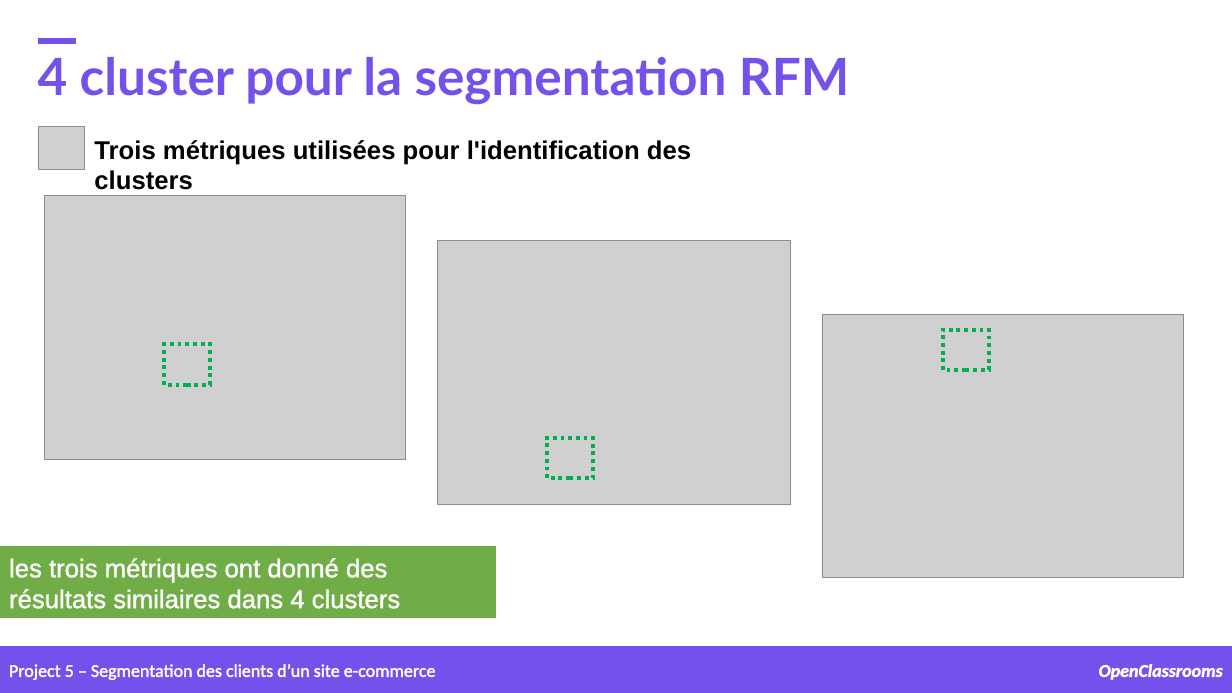
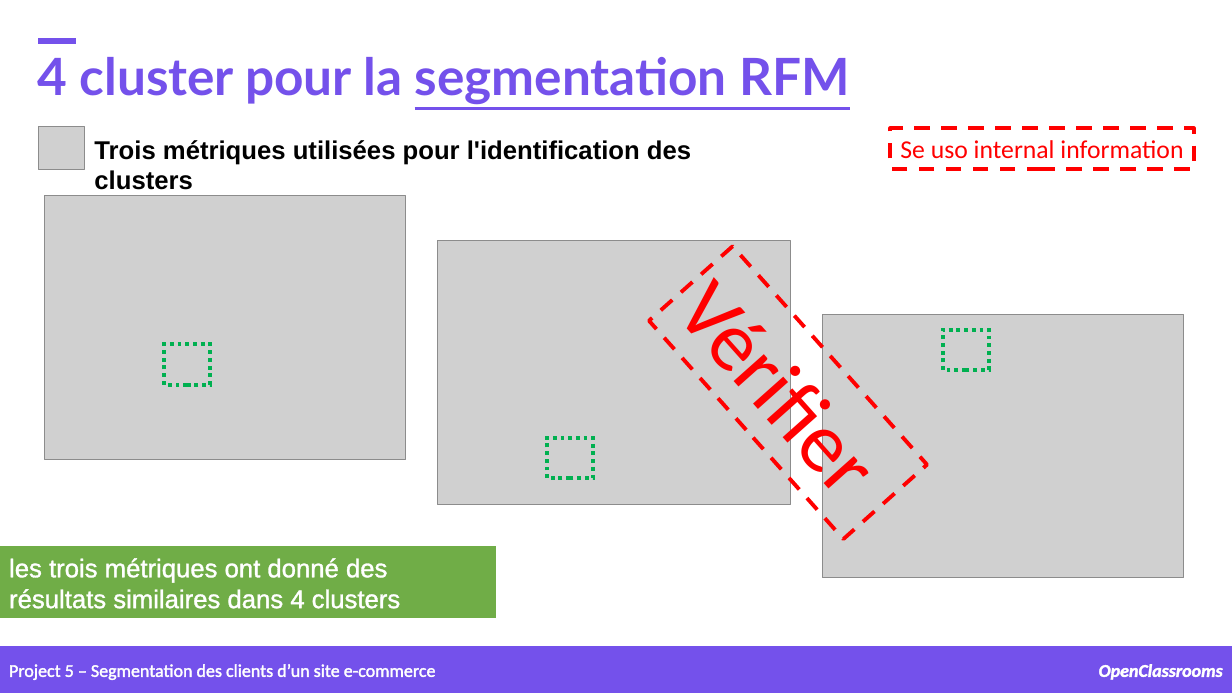
Before and after one commit to samirhinojosa/OC-P5-segment-customers-of-website, a slide deck: slide 30 of supports/P5_presentation v2.pptx. Drawn at 1232x693 pixels with LibreOffice and Linux fonts; fonts in the diff are those of the drawing; grey boxes stand for pictures; background and template pictures are left out. Boxes give left, top, right and bottom in pixels: in the first picture for what was removed or moved away, otherwise in the second. Text is boxed around its words. In the diff, an @@ line names an element or a change of style, - is before the commit and + after.

Commit message:
evaluating cluster shape

```diff
--- a/supports/P5_presentation v2.pptx
+++ b/supports/P5_presentation v2.pptx
@@ text "4 cluster pour la segmentation ..." at [38,57,850,105]: underline on in "segmentation RFM" @@
@@ rectangle added at [891,128,1194,169], outline #FF0000 3 pt dashed, 20 pt, text #FF0000 @@
+Se uso internal information
@@ rectangle added at [649,246,927,539], outline #FF0000 3 pt dashed, 66 pt, text #FF0000 @@
+Vérifier
```
Also in this commit, not shown: 5 other slides changed, 43 other files.
